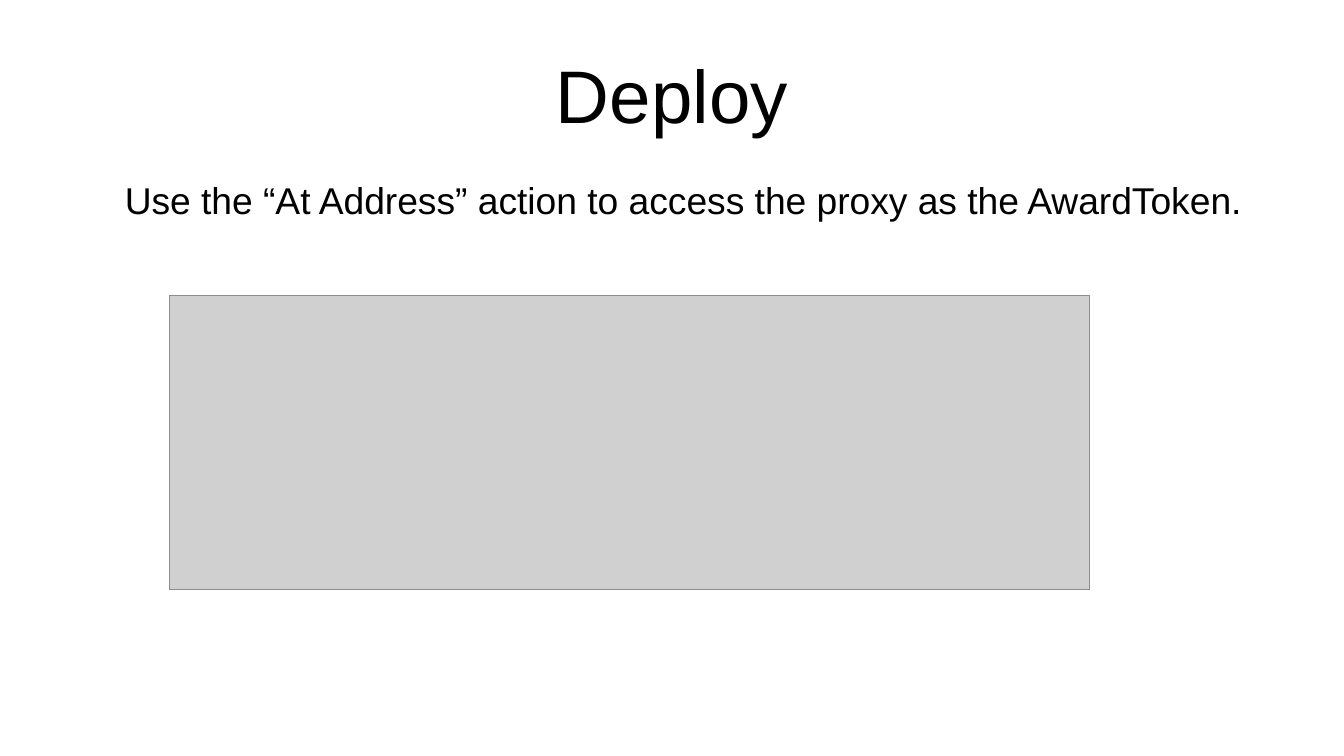
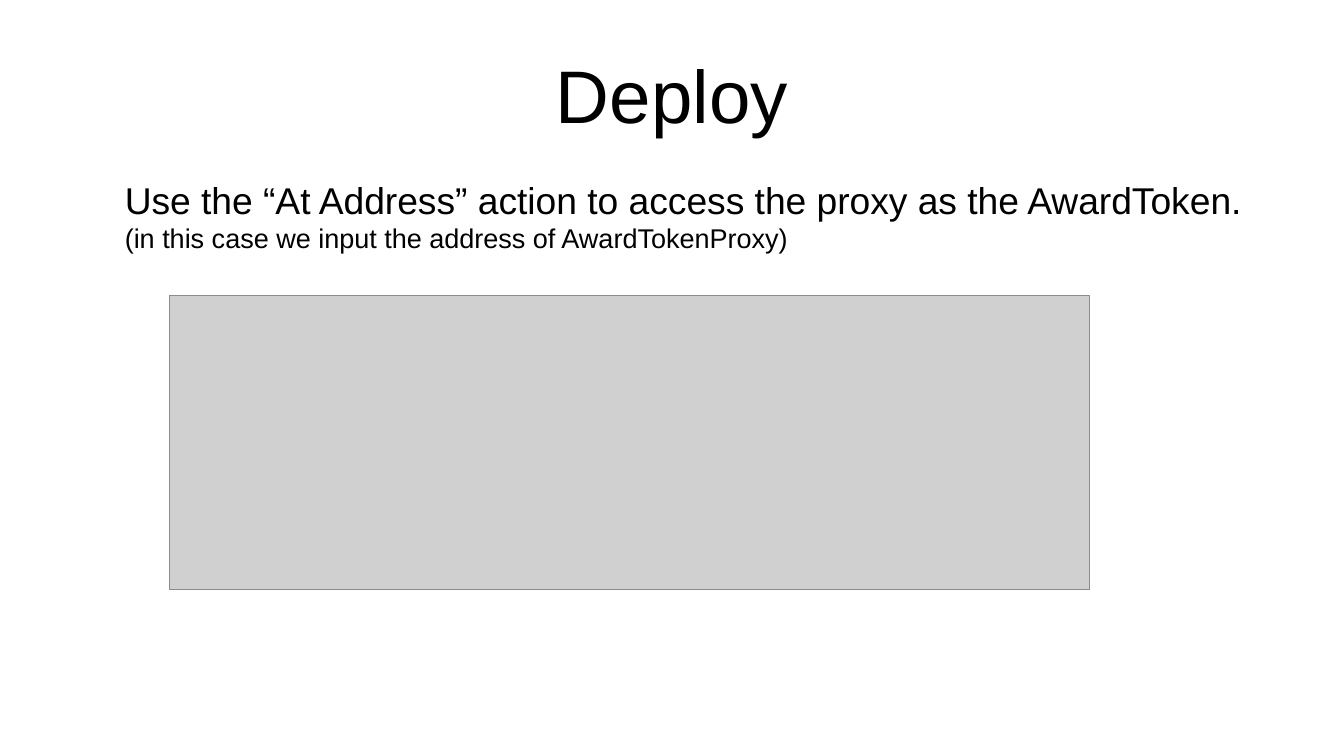
Before and after one commit to ethereum/remix-workshops, a slide deck: slide 22 of proxyContractAwardToken/ProxyContract.odp (slide 21 before the commit). Drawn at 1344x756 pixels with LibreOffice and Linux fonts; fonts in the diff are those of the drawing; grey boxes stand for pictures. Boxes give left, top, right and bottom in pixels: in the first picture for what was removed or moved away, otherwise in the second. Text is boxed around its words. In the diff, an @@ line names an element or a change of style, - is before the commit and + after.

Commit message:
delete kombucha update proxy contract and remix-loading-gh & remix-basic-all-in-gist.odp

```diff
--- a/proxyContractAwardToken/ProxyContract.odp
+++ b/proxyContractAwardToken/ProxyContract.odp
@@ text at [125,187,1241,253]: text changed @@
-Use the “At Address” action to access the proxy as the AwardToken.
+Use the “At Address” action to access the proxy as the AwardToken. (in this case we input the address of AwardTokenProxy)
```
Also in this commit, not shown: 11 other slides changed, 2 slides added, 14 other files.
